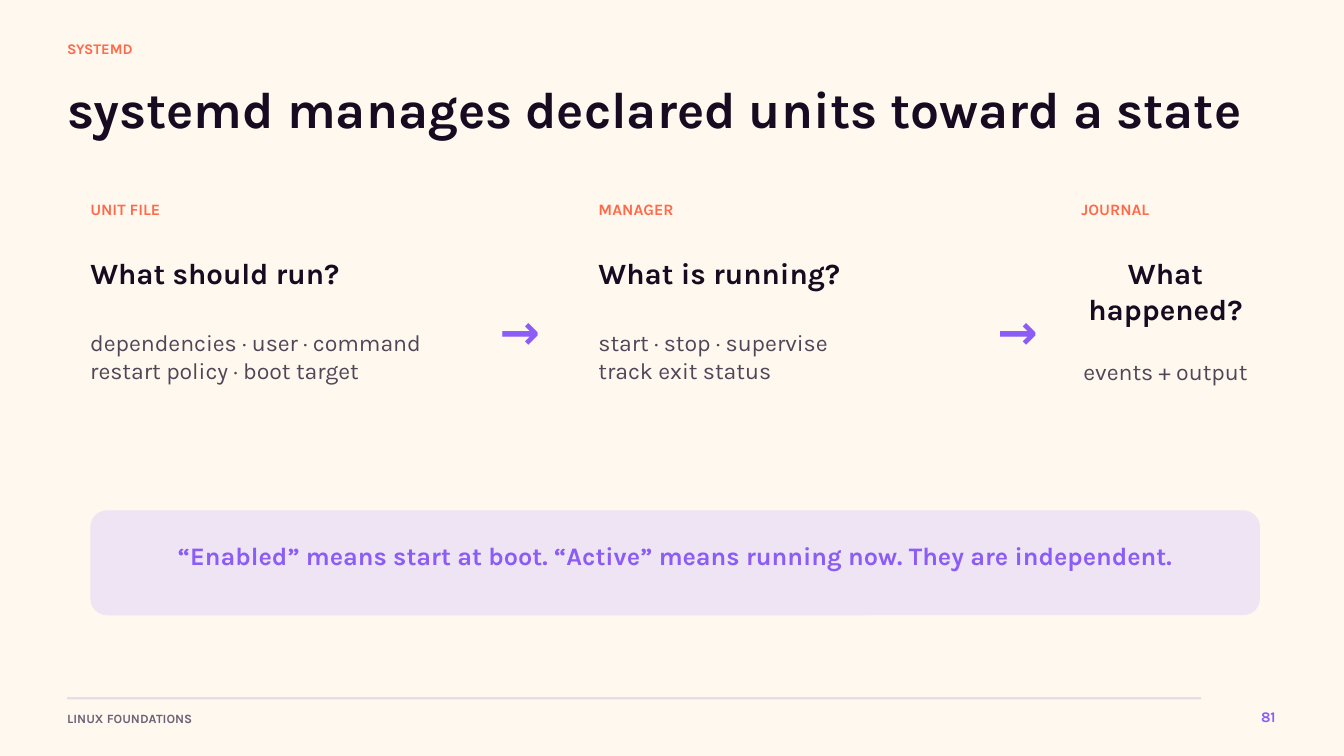
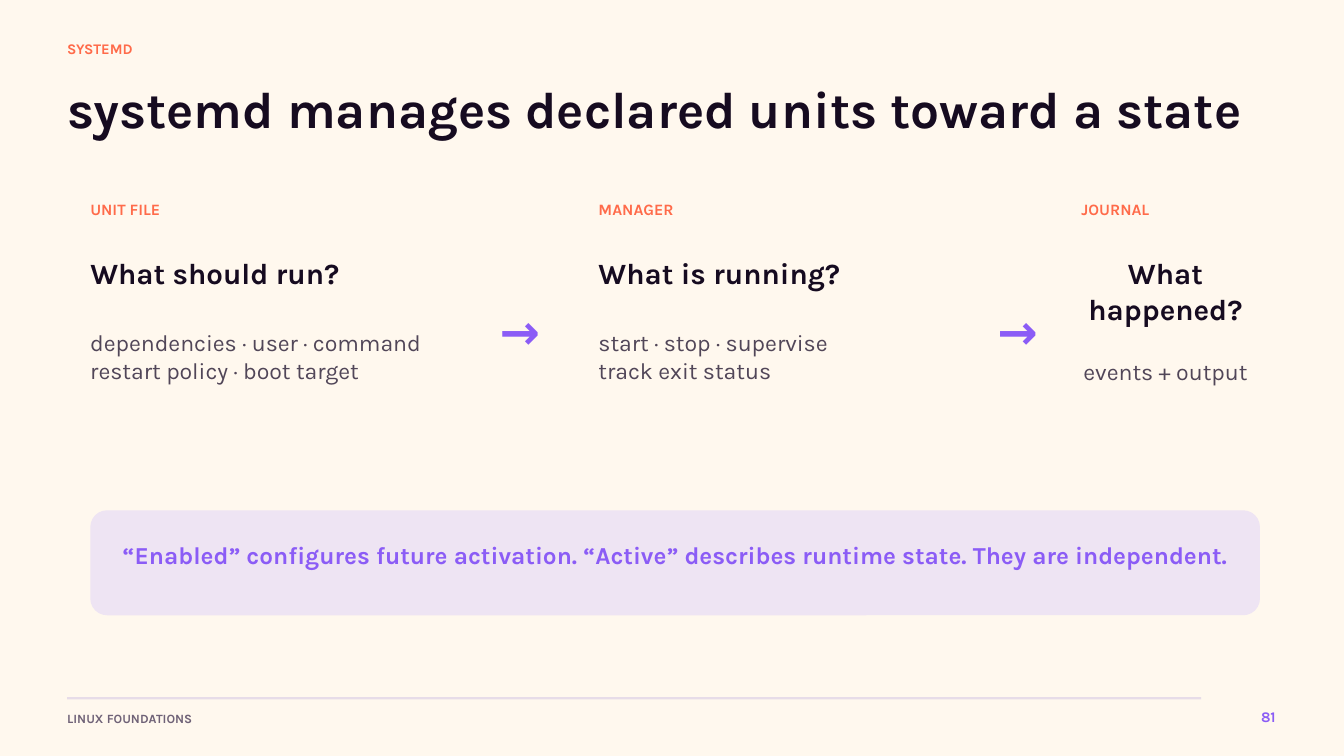
Before and after one commit to wolfmanfx/linux-course-travel-portal, a slide deck: slide 81 of downloads/linux-foundations-browser-lab-workshop.pptx. Drawn at 1344x756 pixels with LibreOffice and Linux fonts; fonts in the diff are those of the drawing. Boxes give left, top, right and bottom in pixels: in the first picture for what was removed or moved away, otherwise in the second. Text is boxed around its words. In the diff, an @@ line names an element or a change of style, - is before the commit and + after.

```diff
--- a/downloads/linux-foundations-browser-lab-workshop.pptx
+++ b/downloads/linux-foundations-browser-lab-workshop.pptx
@@ text at bbox=[123, 547, 1227, 570]: text changed; size 18 to 17.4 pt @@
-“Enabled” means start at boot. “Active” means running now. They are independent.
+“Enabled” configures future activation. “Active” describes runtime state. They are independent.
```
Also in this commit, not shown: 5 other slides changed, 9 other files.
